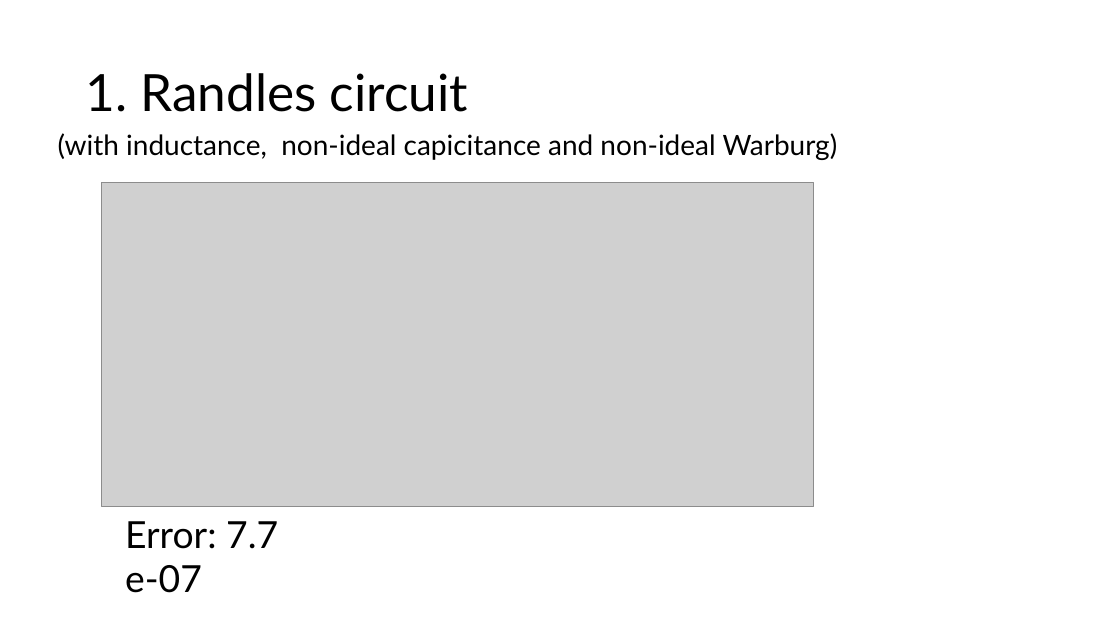
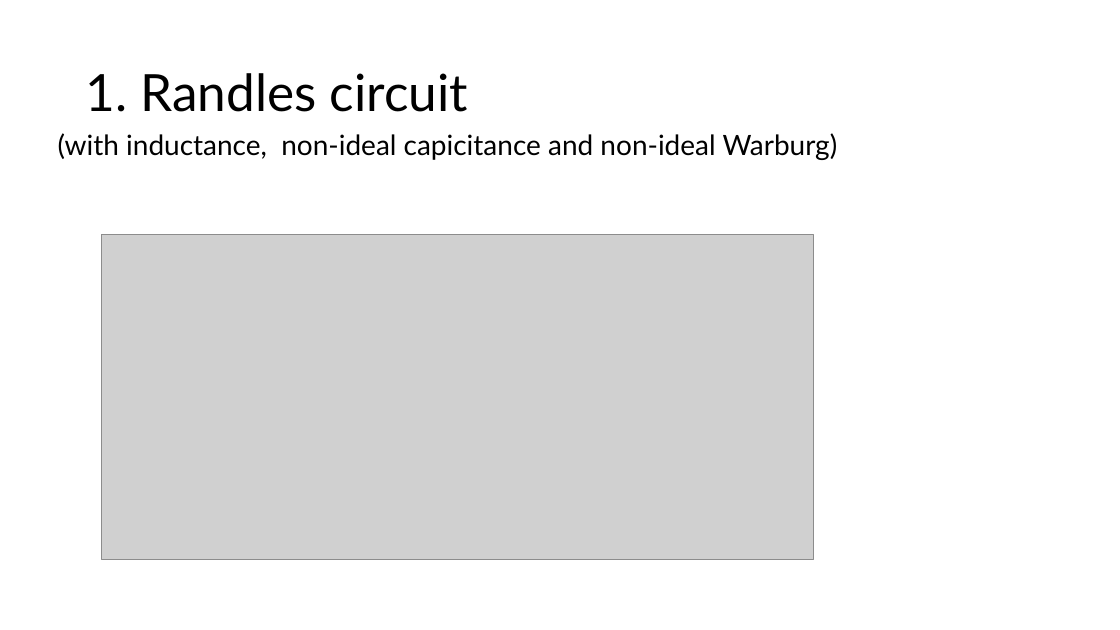
Before and after one commit to samaard2001/EIS-code, a slide deck: slide 3 of veilederpresentasjoner/22.10.2024.pptx. Drawn at 1120x630 pixels with LibreOffice and Linux fonts; fonts in the diff are those of the drawing; grey boxes stand for pictures. Boxes give left, top, right and bottom in pixels: in the first picture for what was removed or moved away, otherwise in the second. Text is boxed around its words. In the diff, an @@ line names an element or a change of style, - is before the commit and + after.

```diff
--- a/veilederpresentasjoner/22.10.2024.pptx
+++ b/veilederpresentasjoner/22.10.2024.pptx
@@ picture: place and size @@
-picture at (102,182,813,507)
+picture at (102,235,813,560)
@@ text removed at (125,521,278,593) @@
-Error: 7.7 e-07
```
Also in this commit, not shown: 6 other slides changed, 2 slides added, 7 other files.
